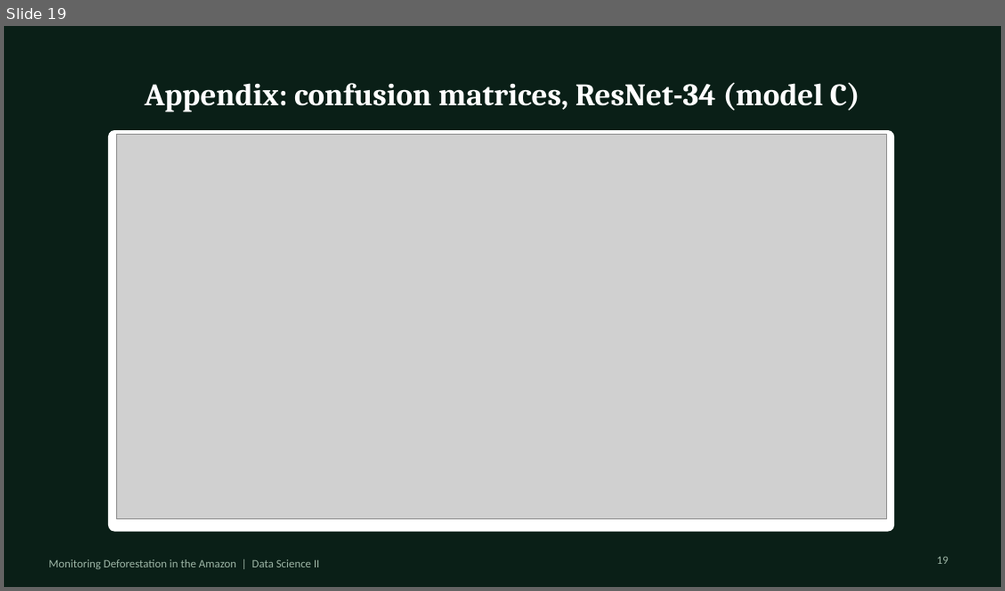
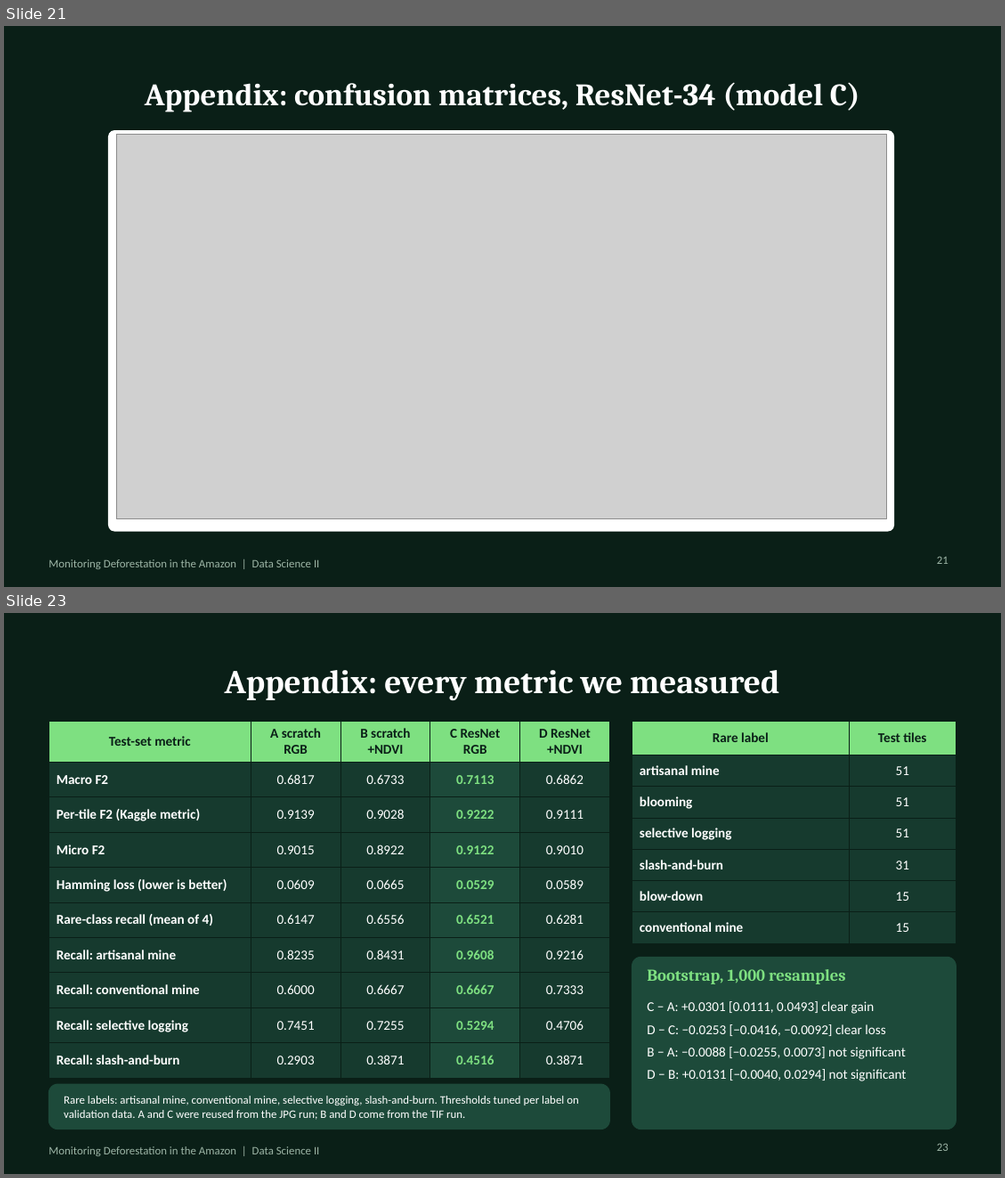
Before and after one commit to MehrabAzan/Amazon-Deforestation, a slide deck: Amazon_Deforestation_DeepLearning.pptx. Shown one above the other, each under a label of ours: slide 19 before the commit, slides 21 and 23 after it; the slides between them are not shown. The pictures are 1005x591 and 1005x1178 pixels, drawn with LibreOffice and Linux fonts; fonts in the diff are those of the drawing; grey boxes stand for pictures. Boxes give left, top, right and bottom in pixels: in the first picture for what was removed or moved away, otherwise in the second. Text is boxed around its words. In the diff, an @@ line names an element or a change of style, - is before the commit and + after.

```diff
--- a/Amazon_Deforestation_DeepLearning.pptx
+++ b/Amazon_Deforestation_DeepLearning.pptx
@@ slide 23 added at bbox=[4, 613, 1001, 1174], background #0A1F17 @@
@@ text added at bbox=[225, 670, 779, 701], 32 pt, text #FFFFFF, bold @@
+Appendix: every metric we measured
@@ table added at bbox=[48, 722, 610, 1068], 10 rows, 5 columns @@
+Test-set metric | A scratch RGB | B scratch +NDVI | C ResNet RGB | D ResNet +NDVI
+Macro F2 | 0.6817 | 0.6733 | 0.7113 | 0.6862
+Per-tile F2 (Kaggle metric) | 0.9139 | 0.9028 | 0.9222 | 0.9111
+Micro F2 | 0.9015 | 0.8922 | 0.9122 | 0.9010
+Hamming loss (lower is better) | 0.0609 | 0.0665 | 0.0529 | 0.0589
+Rare-class recall (mean of 4) | 0.6147 | 0.6556 | 0.6521 | 0.6281
+Recall: artisanal mine | 0.8235 | 0.8431 | 0.9608 | 0.9216
+Recall: conventional mine | 0.6000 | 0.6667 | 0.6667 | 0.7333
+Recall: selective logging | 0.7451 | 0.7255 | 0.5294 | 0.4706
+Recall: slash-and-burn | 0.2903 | 0.3871 | 0.4516 | 0.3871
@@ table added at bbox=[632, 722, 956, 935], 7 rows, 2 columns @@
+Rare label | Test tiles
+artisanal mine | 51
+blooming | 51
+selective logging | 51
+slash-and-burn | 31
+blow-down | 15
+conventional mine | 15
@@ rounded rectangle added at bbox=[632, 957, 956, 1129], fill #1D4A3A, outline #1D4A3A 1 pt @@
@@ text added at bbox=[647, 969, 846, 984], 16 pt, text #7EE081, bold @@
+Bootstrap, 1,000 resamples
@@ text added at bbox=[647, 1001, 906, 1081], 13 pt, text #FFFFFF @@
+C − A: +0.0301 [0.0111, 0.0493] clear gain
+D − C: −0.0253 [−0.0416, −0.0092] clear loss
+B − A: −0.0088 [−0.0255, 0.0073] not significant
+D − B: +0.0131 [−0.0040, 0.0294] not significant
@@ rounded rectangle added at bbox=[48, 1084, 610, 1129], fill #1D4A3A, outline #1D4A3A 1 pt @@
@@ text added at bbox=[64, 1095, 579, 1119], 11 pt, text #FFFFFF @@
+Rare labels: artisanal mine, conventional mine, selective logging, slash-and-burn. Thresholds tuned per label on validation data. A and C were reused from the JPG run; B and D come from the TIF run.
@@ text added at bbox=[48, 1146, 319, 1156], 11 pt, text #9DB5A6 @@
+Monitoring Deforestation in the Amazon | Data Science II
@@ page number added at bbox=[937, 1143, 948, 1151], 11 pt, text #9DB5A6 @@
+23
@@ what was slide 19 is now slide 21 @@
@@ page number at bbox=[937, 556, 948, 564]: text changed @@
-19
+21
```
Also in this commit, not shown: 13 slides changed, 3 other slides added.
